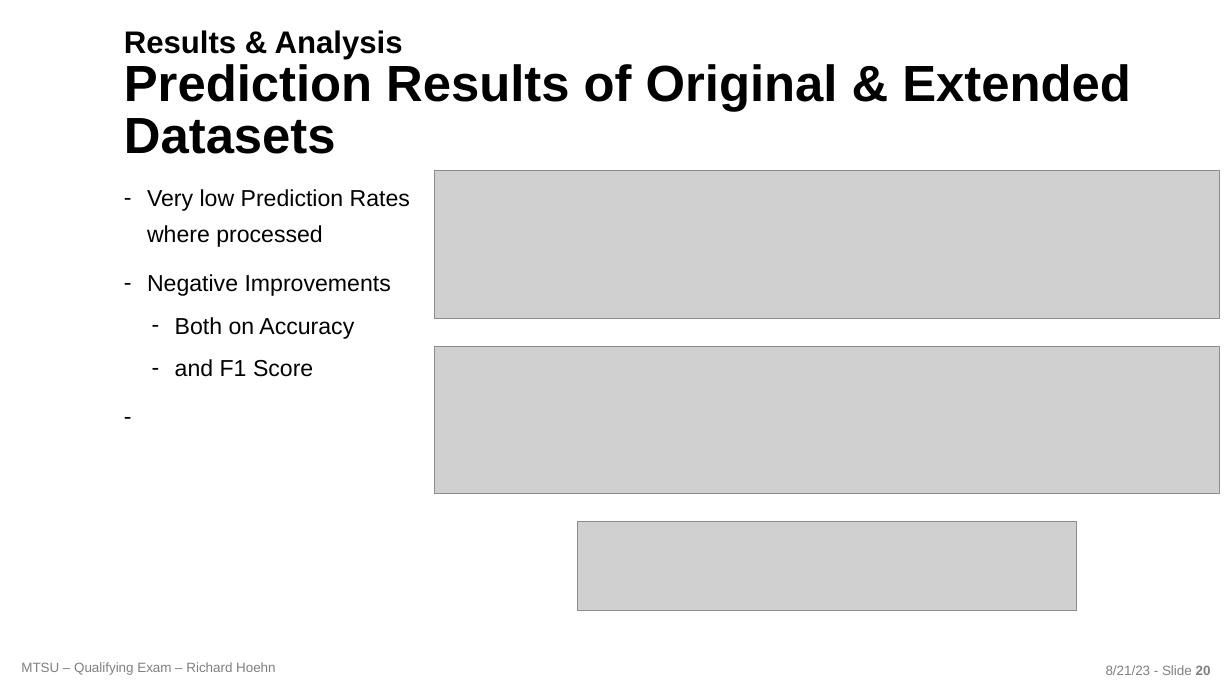
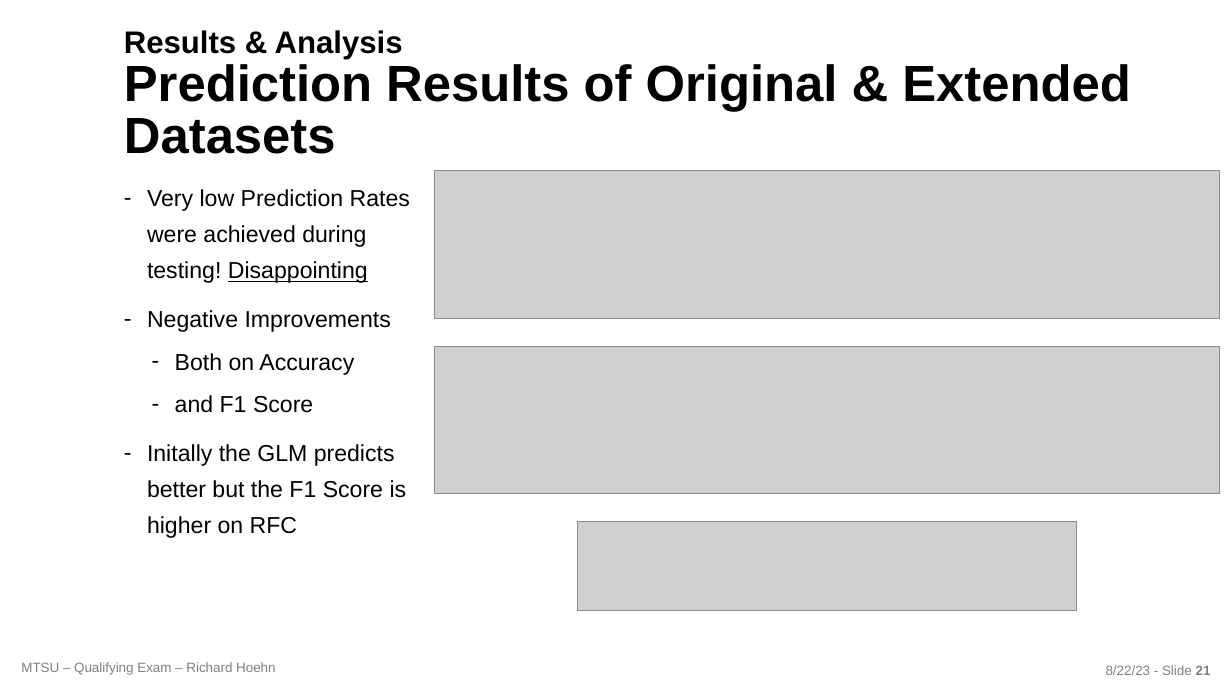
Before and after one commit to richardhoehn/mtsu.coms.qualifying-exam, a slide deck: slide 21 of presentation/COMS_Qualifying_Exam-2023-08-21.pptx (slide 20 before the commit). Drawn at 1232x693 pixels with LibreOffice and Linux fonts; fonts in the diff are those of the drawing; grey boxes stand for pictures; background and template pictures are left out. Boxes give left, top, right and bottom in pixels: in the first picture for what was removed or moved away, otherwise in the second. Text is boxed around its words. In the diff, an @@ line names an element or a change of style, - is before the commit and + after.

```diff
--- a/presentation/COMS_Qualifying_Exam-2023-08-21.pptx
+++ b/presentation/COMS_Qualifying_Exam-2023-08-21.pptx
@@ text at bbox=[147, 189, 410, 283]: text changed @@
-– Very low Prediction Rates where processed
+– Very low Prediction Rates were achieved during testing! Disappointing
@@ text at bbox=[147, 444, 407, 538]: paragraph added @@
+– Initally the GLM predicts better but the F1 Score is higher on RFC
@@ text at bbox=[1106, 665, 1211, 675]: text changed @@
-8/21/23 - Slide 20
+8/22/23 - Slide 21
```
Also in this commit, not shown: 16 other slides changed, 1 slide added, 5 other files.
